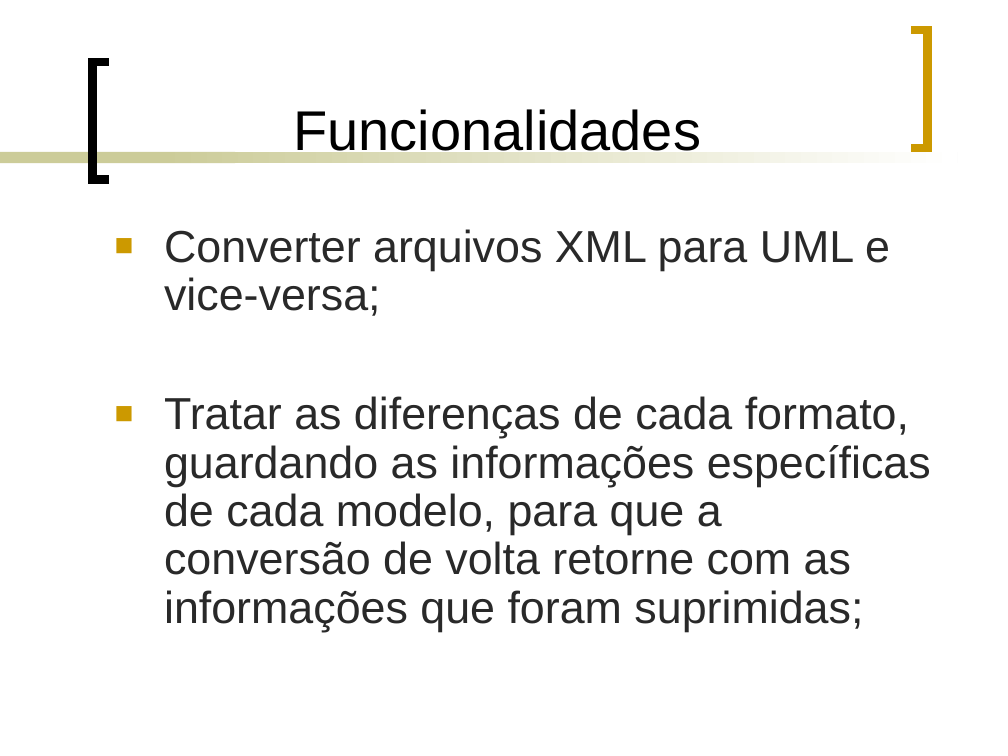
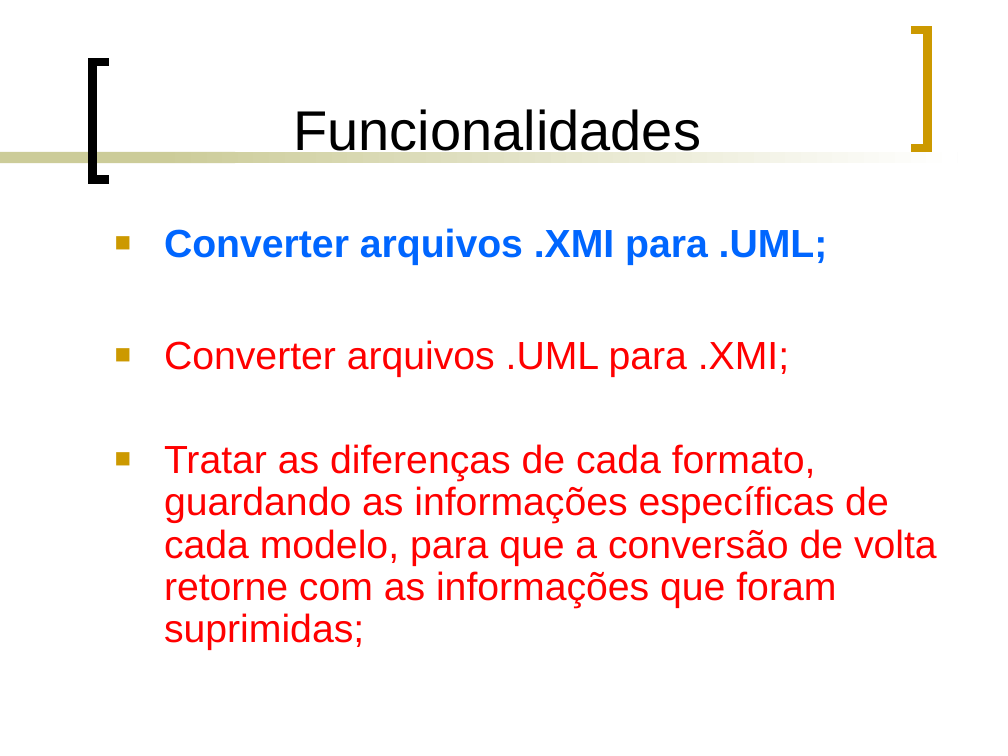
Before and after one commit to ms-uerj/conversoruml, a slide deck: slide 10 of apresentação/Equipe Parseros.ppt (slide 6 before the commit). Drawn at 1008x756 pixels with LibreOffice and Linux fonts; fonts in the diff are those of the drawing. Boxes give left, top, right and bottom in pixels: in the first picture for what was removed or moved away, otherwise in the second. Text is boxed around its words. In the diff, an @@ line names an element or a change of style, - is before the commit and + after.

Commit message:
Apresentação atualizada para o 2º seminário.

```diff
--- a/apresentação/Equipe Parseros.ppt
+++ b/apresentação/Equipe Parseros.ppt
@@ text at <box>164,228,828,377</box>: text changed; size 32 to 28 pt; text colour #292929 to #0066FF; bold on @@
-■ Converter arquivos XML para UML e vice-versa;
+■ Converter arquivos .XMI para .UML;
+■ Converter arquivos .UML para .XMI;
@@ text at <box>164,444,937,650</box>: size 32 to 28 pt, text colour #292929 to #FF0000 in "Tratar as diferenças de cada formato, guardando ..."; less space between paragraphs @@
```
Also in this commit, not shown: 5 other slides changed, 6 slides added, 3 slides removed.
